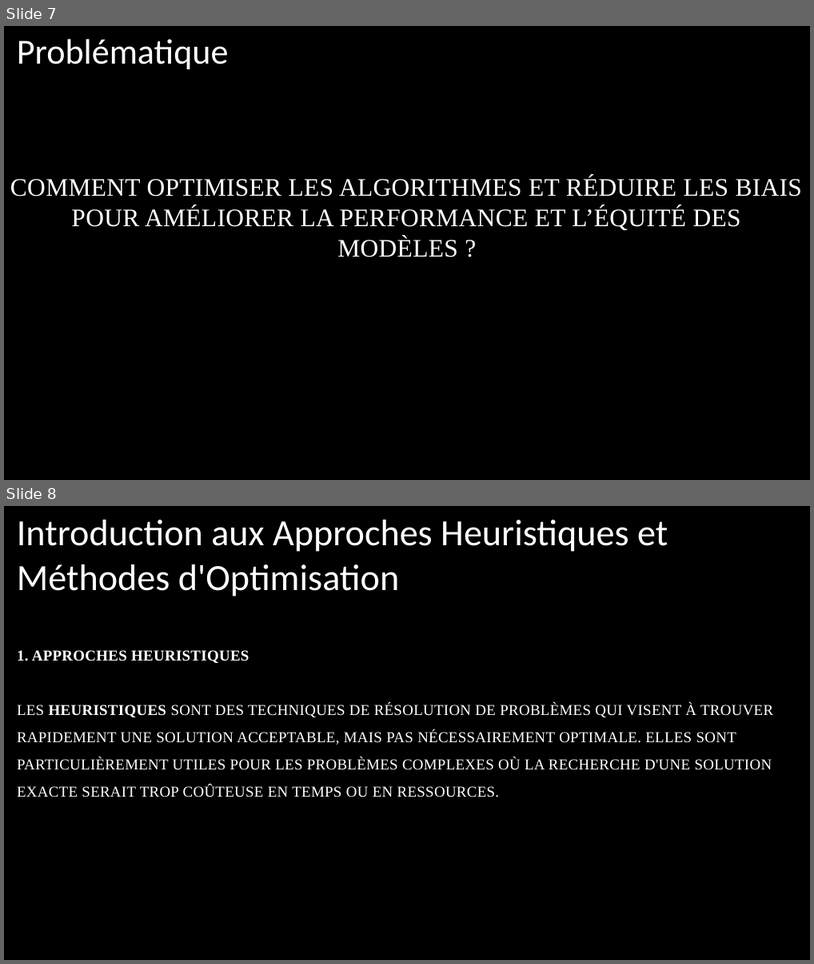
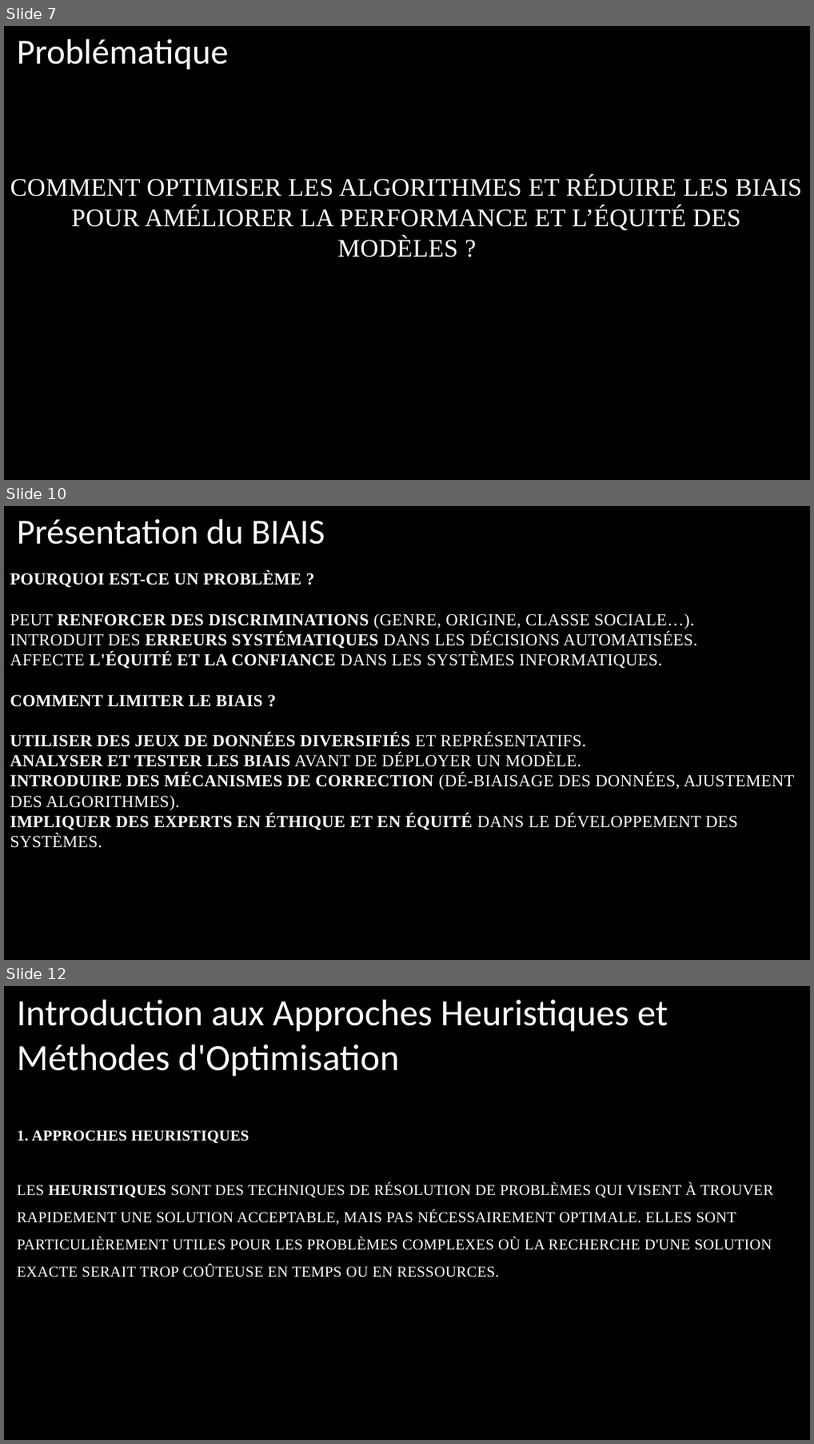
Before and after one commit to NANKENGDJIMYDAMESSE/RecherchesEreiLab, a slide deck: Presentation.pptx. Shown one above the other, each under a label of ours: slides 7 and 8 before the commit, slides 7, 10 and 12 after it; the slides between them are not shown. The pictures are 814x964 and 814x1444 pixels, drawn with LibreOffice and Linux fonts; fonts in the diff are those of the drawing; background and template pictures are left out. Boxes give left, top, right and bottom in pixels: in the first picture for what was removed or moved away, otherwise in the second. Text is boxed around its words. In the diff, an @@ line names an element or a change of style, - is before the commit and + after.

```diff
--- a/Presentation.pptx
+++ b/Presentation.pptx
@@ slide 10 added at <box>4,506,810,960</box>, background picture (left out) @@
@@ text added at <box>17,519,325,544</box>, 42 pt, text #FFFFFF @@
+Présentation du BIAIS
@@ title added at <box>10,572,794,848</box>, 20 pt, text #FFFFFF, bold @@
+POURQUOI EST-CE UN PROBLÈME ?
+PEUT RENFORCER DES DISCRIMINATIONS (GENRE, ORIGINE, CLASSE SOCIALE…).
+INTRODUIT DES ERREURS SYSTÉMATIQUES DANS LES DÉCISIONS AUTOMATISÉES.
+AFFECTE L'ÉQUITÉ ET LA CONFIANCE DANS LES SYSTÈMES INFORMATIQUES.
+COMMENT LIMITER LE BIAIS ?
+UTILISER DES JEUX DE DONNÉES DIVERSIFIÉS ET REPRÉSENTATIFS.
+ANALYSER ET TESTER LES BIAIS AVANT DE DÉPLOYER UN MODÈLE.
+INTRODUIRE DES MÉCANISMES DE CORRECTION (DÉ-BIAISAGE DES DONNÉES, AJUSTEMENT DES ALGORITHMES).
+IMPLIQUER DES EXPERTS EN ÉTHIQUE ET EN ÉQUITÉ DANS LE DÉVELOPPEMENT DES SYSTÈMES.
@@ rectangle added at <box>4,869,810,960</box>, fill #000000 at 28% opacity @@
@@ what was slide 8 is now slide 12 @@
```
Also in this commit, not shown: 2 slides changed, 3 other slides added, 1 slide removed, 1 other file.
